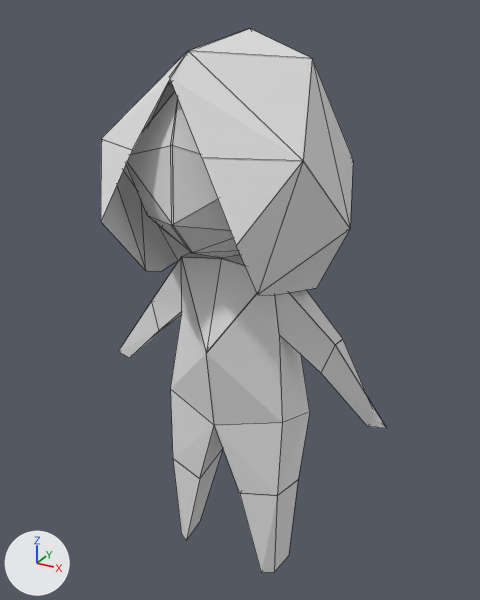
One commit to the Blender file Assets/player.blend: the scene before it, then after it.
Before and after are seen from a 50 mm camera at (1.25, -2.11, 2.41) aimed at (0.0, 0.17, 1.27). Lighting does not change. The marker at lower left points along +X, +Y and +Z. Mesh edges are drawn as thin lines. The same objects are shown in both versions, whatever each file hides.

Names of what the first picture shows: 'Body'.
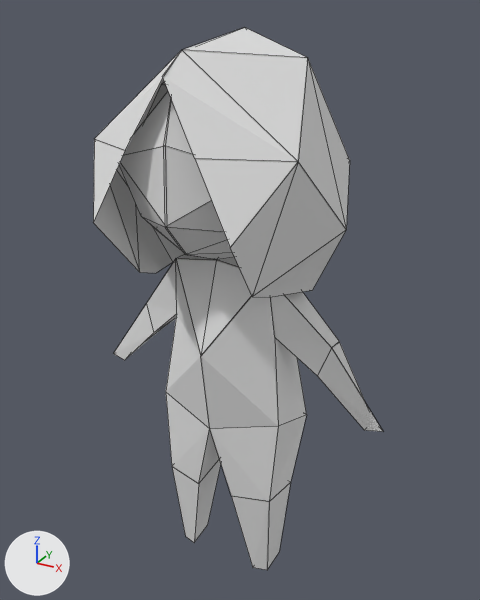
Commit message: finish rerigging

Where the change shows, as pixel boxes (x1, y1, x2, y2) in the pictures (480 x 600 px; the box of a moved part takes in the faces that stretch with it):
'Body', reshaped, moved, rescaled: before (101, 29, 386, 573); after (93, 27, 383, 570)
part 1 of me_cube_002, moved or reshaped: before (101, 29, 353, 295); after (93, 27, 350, 297)
part 2 of me_cube_002, moved or reshaped: before (118, 82, 386, 573); after (113, 82, 383, 570)

The change in detail:
me_cube_002 is used by ob_body; location (0.004, 0.033, 0.0); scale (0.214, 0.214, 0.214).
me_cube_002 had 62 vertices, 67 faces and spanned x -0.02..3.18, y -1.85..2.82, z 0.01..10.96.
me_cube_002 now has 62 vertices, 67 faces and spans x 0.0..0.68, y -0.4..0.6, z 0.0..2.35.
me_cube_002 part 1: the loose piece of 19 vertices spanning x -0.02..2.21, y -1.85..2.82, z 5.91..10.96 is scaled about the mesh origin by 0.214.
me_cube_002 part 2: 43 of 62 vertices moved; they spanned x -0.02..3.18, y -1.65..2.21, z 0.01..10.73 and now span x 0.0..0.68, y -0.35..0.47, z 0.0..2.3; mean shift (-0.78, -0.21, -4.61); largest move (0.0, 0.59, 10.73) -> (0.0, 0.13, 2.3).
Object 'Body' (ob_body) is rescaled from (0.214, 0.214, 0.214) to (1.0, 1.0, 1.0).
Object 'Body' (ob_body) moves from (0.004, 0.033, 0.0) to (0.0, 0.0, 0.0).
